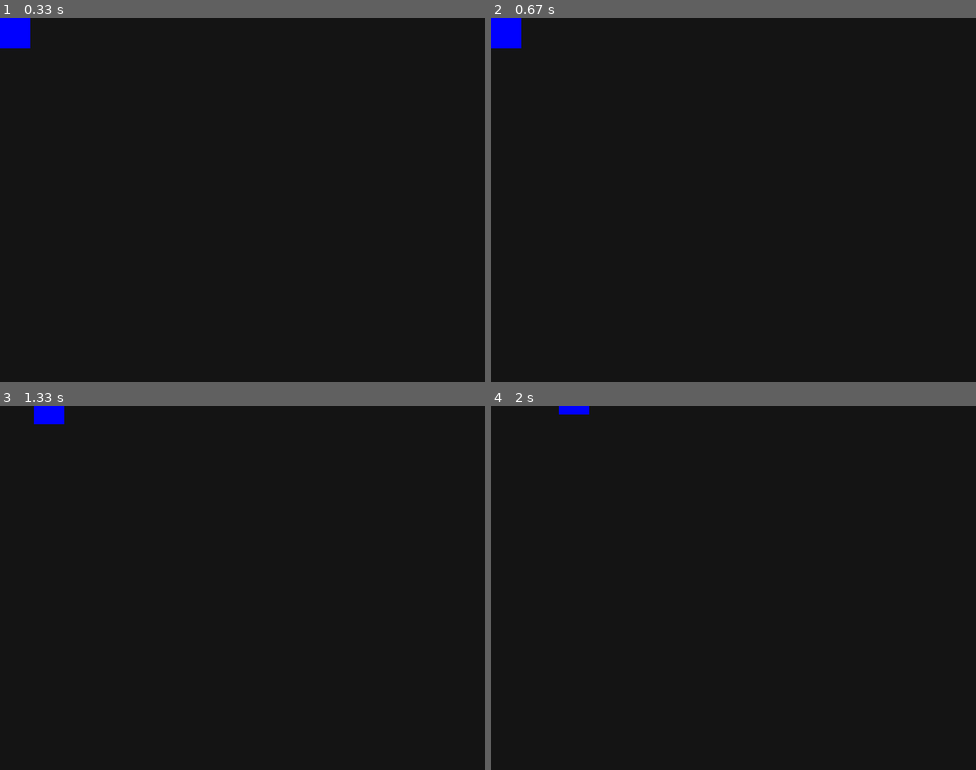
Above: before the commit, frames 1-4 (two rows, left to right).
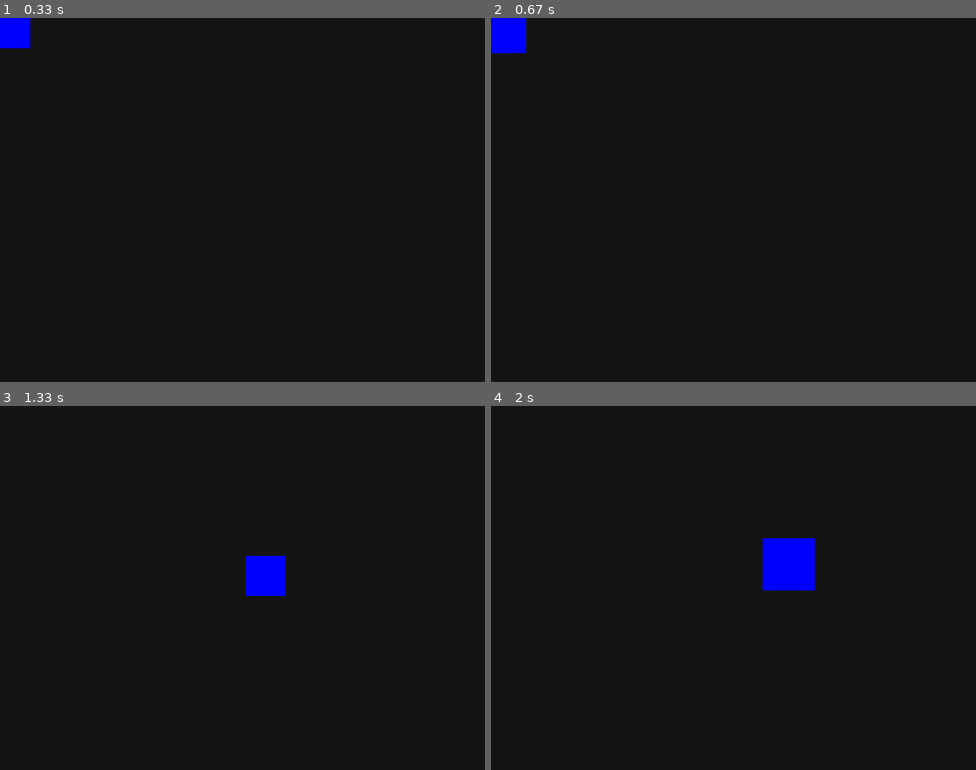
Above: after the commit, the same moments.

Repository: Kyoku57/pygame_xps
Game: pygame game, started from src/quick_tests/move_rect_with_keyboard.py
The game is run twice, just before and just after one commit, with the same random seed, the same clock (stepped at 60 frames per second) and the same inputs.
Inputs:
- Up to frame 1 (0.33 s): no input
- Up to frame 2 (0.67 s): tap A at 0.33 s
- Up to frame 3 (1.33 s): hold Right 0.67-1.13 s; tap C at 0.82 s; hold Up from 1.17 s (still down)
- Up to frame 4 (2 s): release Up at 1.47 s; hold Right 1.5-1.97 s; tap A at 1.65 s

Frame 1 is identical in both runs. In frame 2, 0.2% of the frame differs, in the area x 0-8%, y 0-10%; in frame 3, 1.2%; in frame 4, 1.7%, in the area x 14-67%, y 0-51%.

Commit message:
Test on menu

Diff:
--- a/src/quick_tests/move_rect_with_keyboard.py
+++ b/src/quick_tests/move_rect_with_keyboard.py
@@ -7,13 +7,10 @@
 
 ecran=pygame.display.set_mode((LARGEUR, HAUTEUR))
 
-
 carree=pygame.Rect(0,0,50,50)
-
 
 running=True
 clock=pygame.time.Clock()
-
 while running:
     # nombre d'images par secondes
     clock.tick(60)
@@ -22,14 +19,14 @@
     for event in pygame.event.get():
         if event.type == pygame.QUIT:
             running = False
-        if event.type == pygame.KEYDOWN and event.key == pygame.K_r:
+        if event.type == pygame.KEYDOWN and event.key == pygame.K_c:
             carree.left=LARGEUR/2-carree.width/2
             carree.top=HAUTEUR/2-carree.height/2
 
-
-
     # Autre évenements
     pressedKeys=pygame.key.get_pressed()
+
+    # .. déplacement
     if pressedKeys[pygame.K_RIGHT]:
         carree.move_ip(2,0)
     if pressedKeys[pygame.K_LEFT]:
@@ -39,6 +36,12 @@
     if pressedKeys[pygame.K_DOWN]:
         carree.move_ip(0,2)
 
+    # .. taille
+    if pressedKeys[pygame.K_a]:
+        carree.scale_by_ip(1.1,1.1)
+    if pressedKeys[pygame.K_q]:
+        carree.scale_by_ip(0.9,0.9)
+
     # dessine les objets
     ecran.fill(pygame.Color(20,20,20))
     pygame.draw.rect(ecran, pygame.Color(0,0,255), carree)
--- a/src/video_adventure_game/gamevideo.py
+++ b/src/video_adventure_game/gamevideo.py
@@ -38,8 +38,43 @@
 
 class Menu:
     """Menu"""
-    def __init__(self):
-        pass
+    def __init__(self, dimension):
+        self.height=dimension[1]
+        self.width=dimension[0]
+        self.surface=pygame.Surface(dimension)
+        self.banner=pygame.Rect(0,self.height, self.width,self.height)
+        self.animation_show=False
+        self.animation_hide=False
+
+    def show_menu(self):
+        self.animation_hide=False
+        self.animation_show=True
+
+    def hide_menu(self):
+        self.animation_hide=True
+        self.animation_show=False
+
+    def update(self):
+        if self.animation_show is True:
+            if self.banner.top < 0:
+                self.banner.top=0
+                self.animation_show=False
+            else:
+                self.banner.move_ip(0,-2)
+
+        if self.animation_hide is True:
+            if self.banner.top >= self.height:
+                self.banner.top=self.height
+                self.animation_hide=False
+            else:
+                self.banner.move_ip(0,2)
+
+
+    def get_surface(self):
+        self.surface.fill(pygame.Color(50,100,100))
+        pygame.draw.rect(self.surface, pygame.Color(0,50,50), menu.banner)
+        return self.surface
+
 
 
 # Initialize Pygame
@@ -50,9 +85,15 @@
 video1=Clip("CLIP1",os.path.join(dir_path,"assets","abba.mp4"),40,42)
 video2=Clip("CLIP2",os.path.join(dir_path,"assets","abba.mp4"),50,52)
 clip_surface_manager=ClipSurfaceManager(video1)
+screen_size=clip_surface_manager.get_surface().get_size()
+
+
+# init menu
+menu=Menu(dimension=(screen_size[0]-20,50))
 
 # Prepare SCREEN
-screen = pygame.display.set_mode(clip_surface_manager.get_surface().get_size(), 0, 32)
+screen = pygame.display.set_mode(screen_size, 0, 32)
+pygame.display.set_caption("ABBA test")
 
 # Run the Pygame loop to keep the window open
 running = True
@@ -68,13 +109,20 @@
             clip_surface_manager.next_clip=video1
         elif event.type == pygame.KEYDOWN and event.key == pygame.K_RIGHT:
             clip_surface_manager.next_clip=video2
-
+        elif event.type == pygame.KEYDOWN and event.key == pygame.K_m:
+            menu.show_menu()
+        elif event.type == pygame.KEYDOWN and event.key == pygame.K_l:
+            menu.hide_menu()
 
     # update objects
     clip_surface_manager.update()
+    menu.update()
+
 
     # Draw the surface onto the window
     screen.blit(clip_surface_manager.get_surface(), (0, 0))
+    screen.blit(menu.get_surface(), ((screen_size[0]-menu.width)/2, screen_size[1]-menu.height))
+
     pygame.display.flip()
 
 # Quit Pygame
Not shown, changed: README.md
